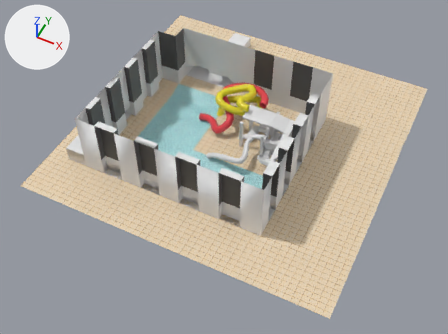
The OBJ model level_data/LEVEL_3.obj, before and after one commit.
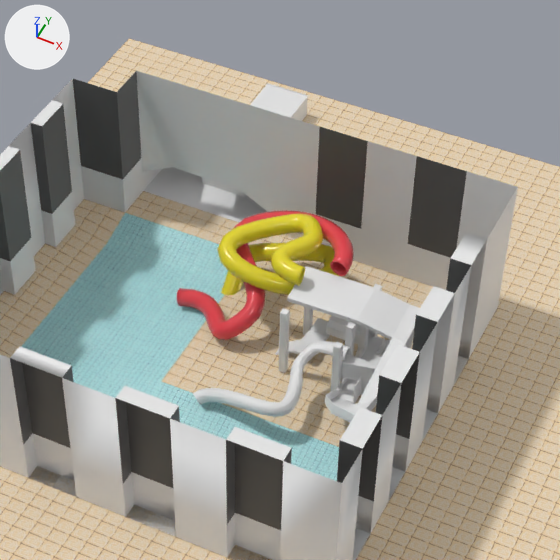
Each version is shown whole from a camera (50 mm lens) standing at (1.21, -2.63, 2.91) and looking at (0.01, -0.24, -0.08), then close up on the part from 29% to 78% of the width and 0% to 66% of the height. Every picture has the same lights, and +X, +Y and +Z are marked at upper left. Where no turn or scale is listed for an object, it has been applied to the vertices. Vertices at the same position are counted once.
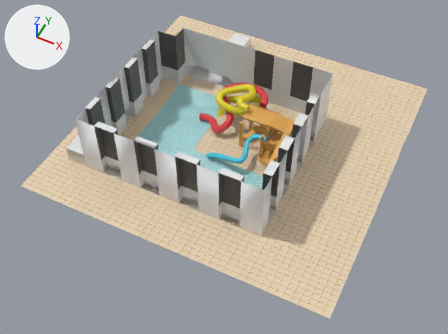
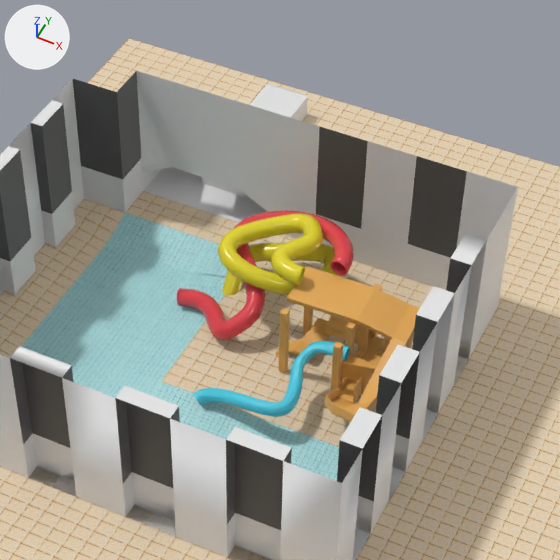
Scene script edits in JSON lines:
```json
{"op": "add", "block": "mat_structure", "code": ["mat_structure = principled_material('structure')", "mat_structure.base_color = (0.8, 0.414, 0.0964)  # orange #e7ac57"]}
{"op": "add", "block": "mat_material_002", "code": ["mat_material_002 = principled_material('Material.002')", "mat_material_002.base_color = (0.0705, 0.627, 0.8)  # cyan #4bcfe7"]}
{"block": "me_beziercurve", "where": "me_beziercurve.from_pydata(...)  # 888 vertices, 888 faces; spans x -0.099..0.229, y -0.314..-0.071, z 0.001..0.156"}
{"op": "remove", "block": "me_beziercurve", "code": "me_beziercurve.materials.append(mat_everything_else)  # white #e7e7e7"}
{"op": "add", "block": "me_beziercurve", "code": "me_beziercurve.materials.append(mat_material_002)  # cyan #4bcfe7"}
{"block": "me_plane_001", "where": "me_plane_001.from_pydata(...)  # 595 vertices, 475 faces; spans x -0.87..1.0, y -0.68..0.89, z -0.01..0.41"}
{"block": "me_plane_001", "where": "# used by ob_plane_001; location = (0.0, 0.0, 0.0)"}
{"block": "me_plane_001", "change": "me_plane_001 part 1: all 251 faces centred in x 0.01..0.36, y -0.3..0.1, z 0.0..0.22 switch from mat_everything_else (white #e7e7e7) to mat_structure (orange #e7ac57)"}
```

Pixel boxes [x1, y1, x2, y2] of what changed, in the close-ups (560 x 560 px):
```json
{"object": "BezierCurve", "change": "recoloured", "before": [193, 341, 350, 417], "after": [193, 341, 350, 417], "on screen": "white to cyan"}
{"part": 1, "of": "me_plane_001", "change": "recoloured", "before": [275, 266, 420, 422], "after": [275, 266, 420, 422], "on screen": "white to orange"}
```
